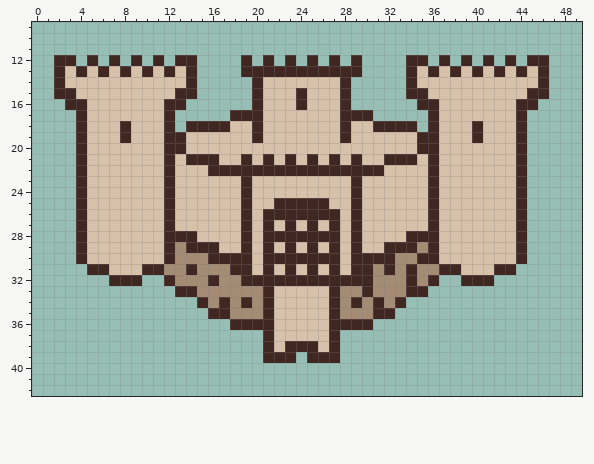
Two states of a pixel-art sprite, Assets/Graphics/WorldMap/Fortress.png. That is the earlier state.
The file is 50x50 pixels. Shown: x 0..49, y 9..42.
Now the later version:
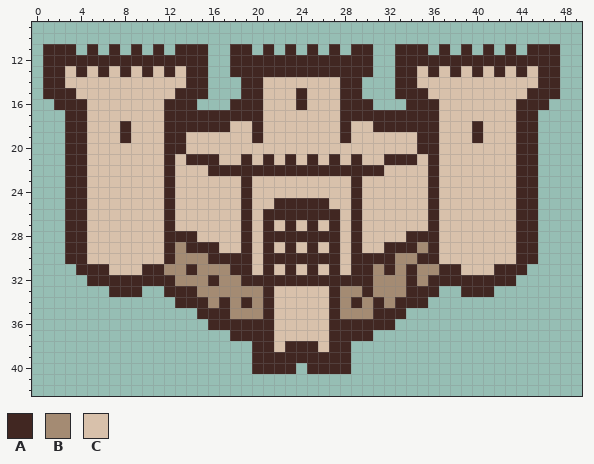
Palette (. is transparent): A #412722  B #a48b73  C #d8c1ab
Edits made:
Colour A now appears in row 11 at x 1 to 3, 5, 7, 9, 11, 13 to 15, 18 to 19, 21, 23, 25, 27, 29 to 30, 33 to 35, 37, 39, 41, 43 and 45 to 47; in row 12 at x 1, 4, 6, 8, 10, 12, 15, 18, 20, 22, 24, 26, 28, 30, 33, 36, 38, 40, 42, 44 and 47; in row 13 at x 1, 15, 18, 30, 33 and 47; in rows 14 to 15 at x 1, 15, 19, 29, 33 and 47; in row 16 at x 2, 14, 18 to 19, 29 to 30, 34 and 46; in row 17 at x 3, 13 to 17, 31 to 35 and 45.
Colour A now appears in row 18 at x 3, 13, 35 and 45; in rows 19 to 30 at x 3 and 45; in row 31 at x 4 and 44; in row 32 at x 5 to 6, 10 to 11, 37 to 38 and 42 to 43; in row 33 at x 7 to 9, 12, 36 and 39 to 41; in row 34 at x 13 to 14 and 34 to 35.
Colour A now appears in row 35 at x 15 and 33; in row 36 at x 16 to 17 and 31 to 32; in row 37 at x 18 to 20 and 28 to 30; in row 38 at x 20 and 28; in row 39 at x 20, 24 and 28; in row 40 at x 20 to 23 and 25 to 28.
Where, in picture pixels (left, top, right, bottom), the same in both pictures:
added: (43, 44, 560, 374)
